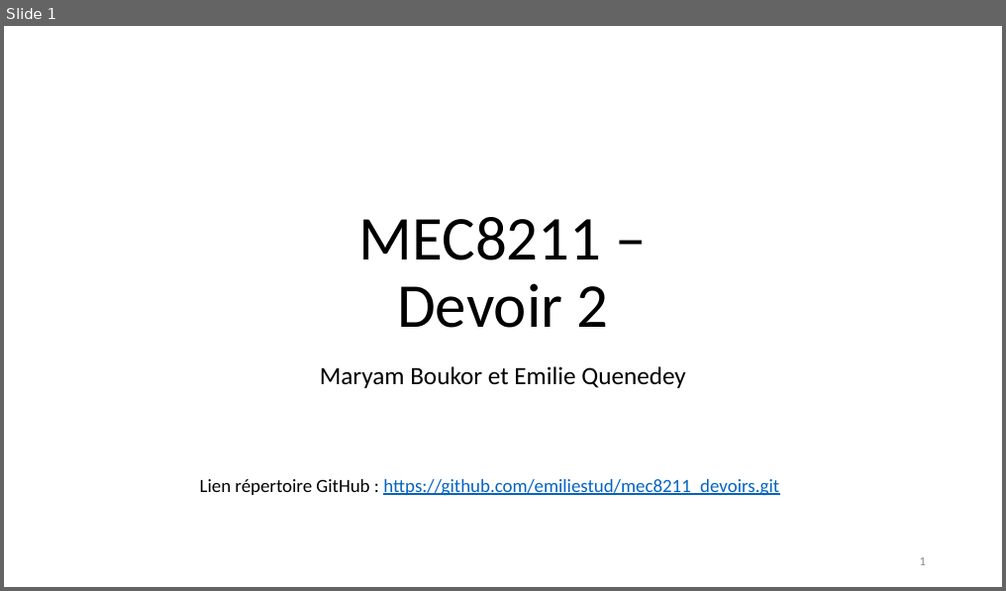
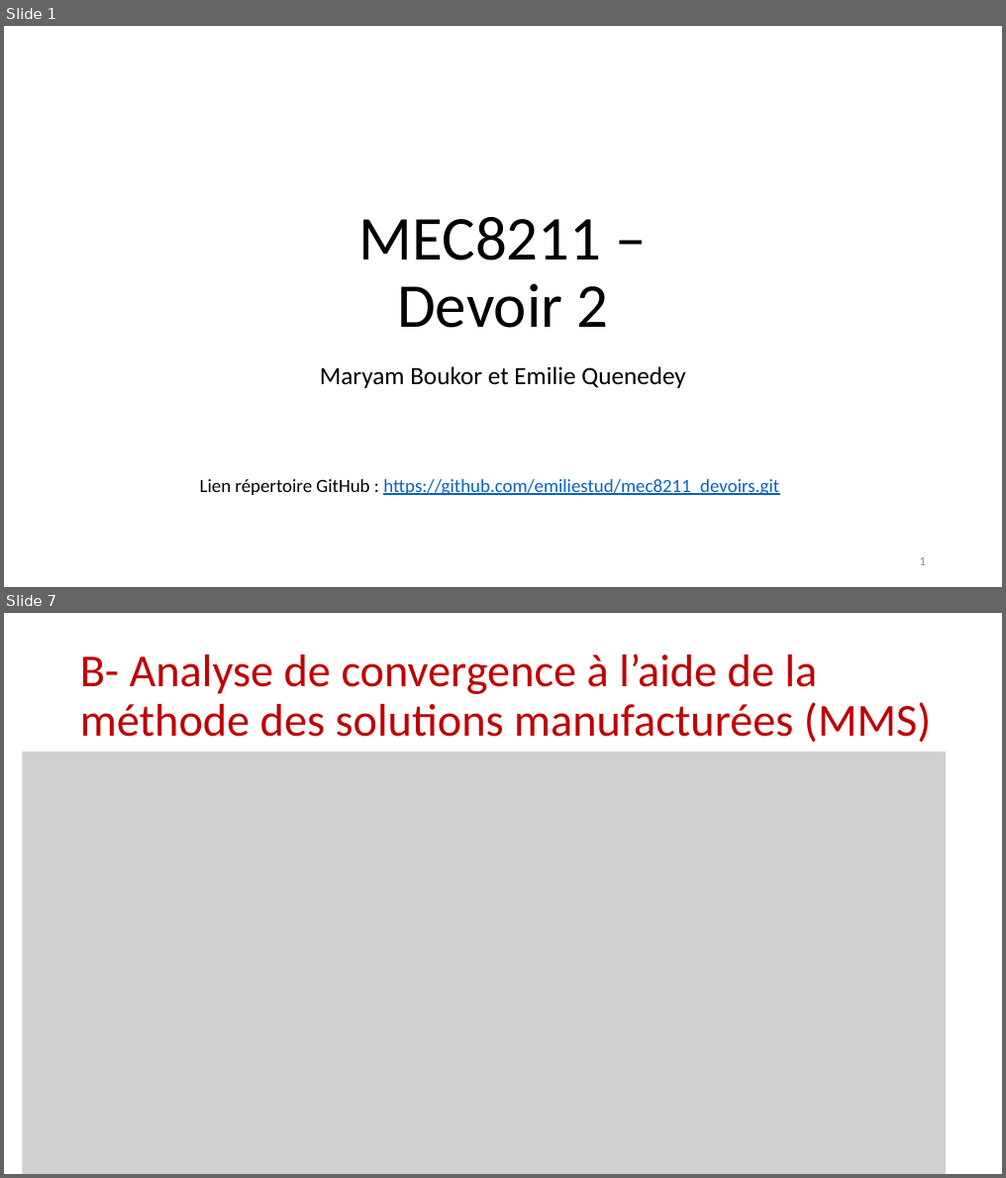
Before and after one commit to emiliestud/mec8211_devoirs, a slide deck: devoir2_presentation.pptx. Shown one above the other, each under a label of ours: slide 1 before the commit, slides 1 and 7 after it; the slides between them are not shown. The pictures are 1006x591 and 1006x1178 pixels, drawn with LibreOffice and Linux fonts; fonts in the diff are those of the drawing; grey boxes stand for pictures. Boxes give left, top, right and bottom in pixels: in the first picture for what was removed or moved away, otherwise in the second. Text is boxed around its words. In the diff, an @@ line names an element or a change of style, - is before the commit and + after.

```diff
--- a/devoir2_presentation.pptx
+++ b/devoir2_presentation.pptx
@@ slide 7 added at (x1=4, y1=613, x2=1002, y2=1174), background #FFFFFF @@
@@ title added at (x1=80, y1=654, x2=932, y2=743), 44.1 pt, text #C00000 @@
+B- Analyse de convergence à l’aide de la méthode des solutions manufacturées (MMS)
@@ picture added at (x1=22, y1=752, x2=945, y2=1174) @@
```
Also in this commit, not shown: 1 slide changed, 7 other slides added, 3 slides removed.
